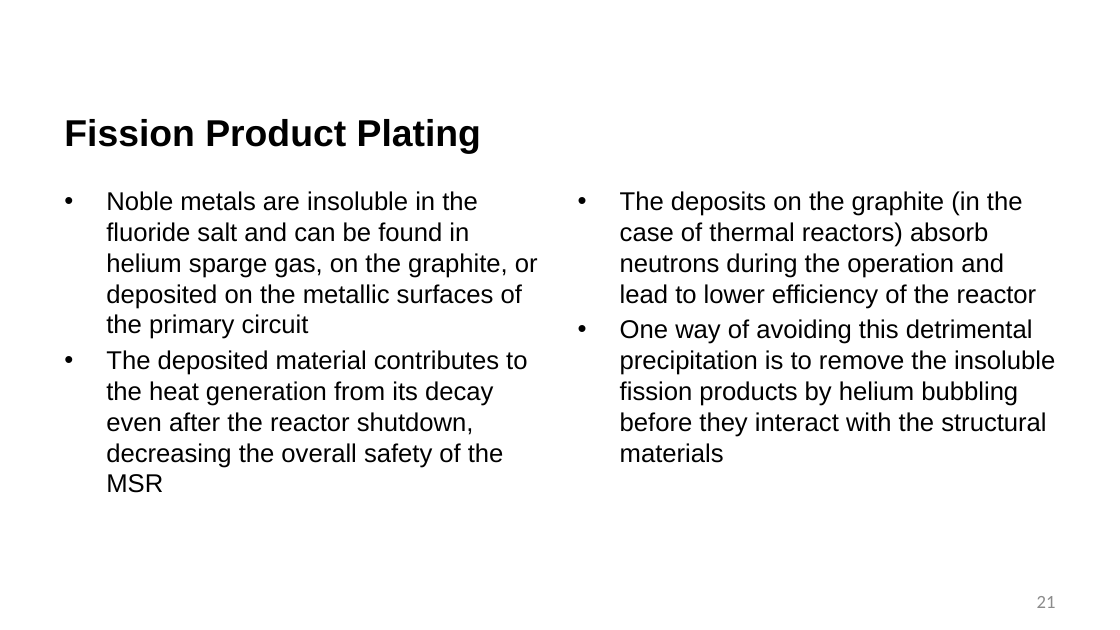
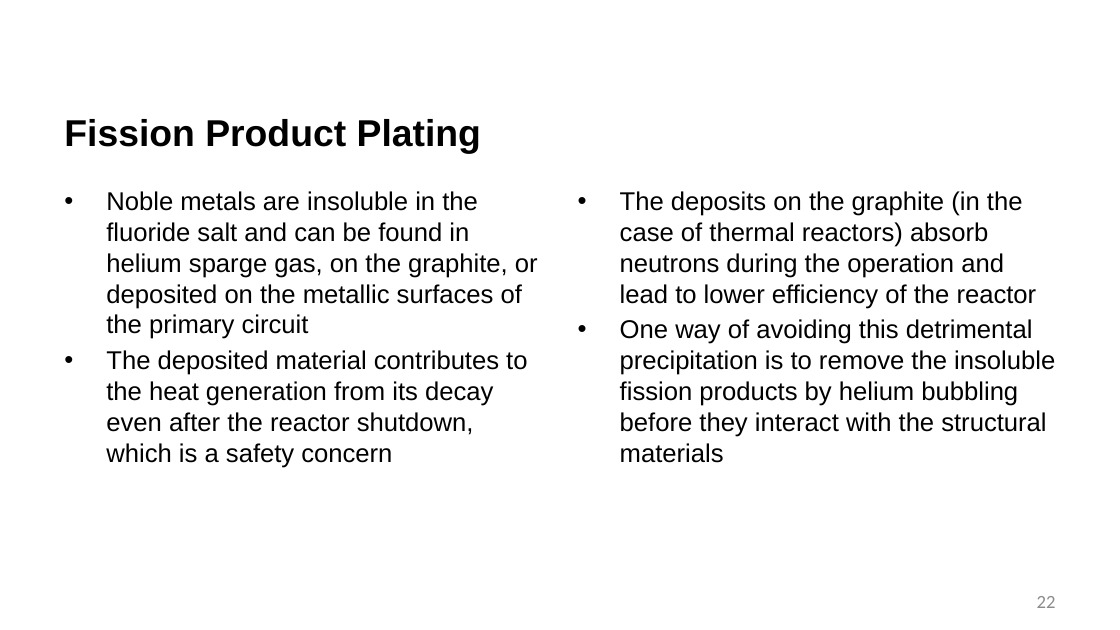
Before and after one commit to benbeeler/TEACHING, a slide deck: slide 22 of Advanced Reactor Materials/Fall2026/Lec14_MoltenSalts.pptx (slide 21 before the commit). Drawn at 1120x630 pixels with LibreOffice and Linux fonts; fonts in the diff are those of the drawing; background and template pictures are left out. Boxes give left, top, right and bottom in pixels: in the first picture for what was removed or moved away, otherwise in the second. Text is boxed around its words. In the diff, an @@ line names an element or a change of style, - is before the commit and + after.

```diff
--- a/Advanced Reactor Materials/Fall2026/Lec14_MoltenSalts.pptx
+++ b/Advanced Reactor Materials/Fall2026/Lec14_MoltenSalts.pptx
@@ text at (x1=106, y1=350, x2=527, y2=468): text changed @@
-• The deposited material contributes to the heat generation from its decay even after the reactor shutdown, decreasing the overall safety of the MSR
+• The deposited material contributes to the heat generation from its decay even after the reactor shutdown, which is a safety concern
@@ page number at (x1=1037, y1=596, x2=1056, y2=608): text changed @@
-21
+22
```
Also in this commit, not shown: 13 other slides changed, 1 slide added, 24 slides removed, 17 other files.
